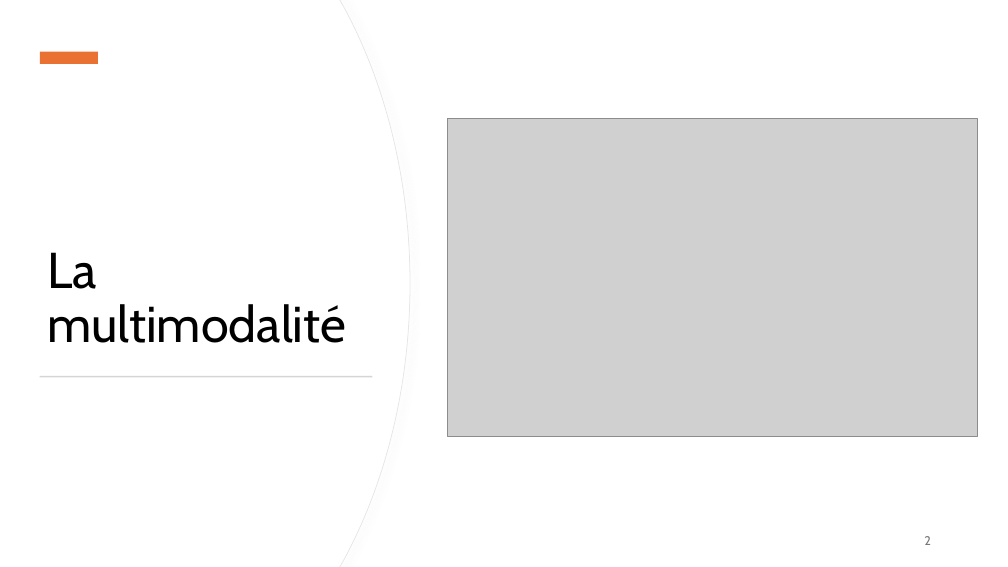
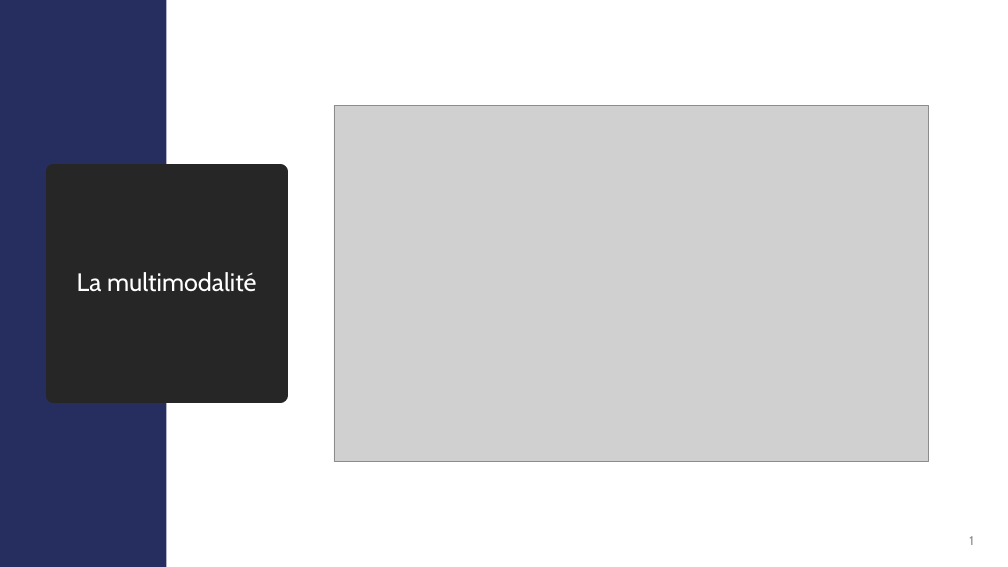
Before and after one commit to IzowRM/Stage-Cetic, a slide deck: slide 1 of Doc Slide/Presentation_du_27_01.pptx (slide 2 before the commit). Drawn at 1008x567 pixels with LibreOffice and Linux fonts; fonts in the diff are those of the drawing; grey boxes stand for pictures. Boxes give left, top, right and bottom in pixels: in the first picture for what was removed or moved away, otherwise in the second. Text is boxed around its words. In the diff, an @@ line names an element or a change of style, - is before the commit and + after.

```diff
--- a/Doc Slide/Presentation_du_27_01.pptx
+++ b/Doc Slide/Presentation_du_27_01.pptx
@@ freeform shape removed at <box>0,0,410,567</box> @@
@@ freeform shape removed at <box>0,0,409,567</box> @@
@@ rectangle added at <box>0,0,166,567</box>, fill #262D5F @@
@@ rectangle removed at <box>40,52,98,64</box> @@
@@ picture: place and size @@
-picture at <box>448,118,978,436</box>
+picture at <box>334,105,929,462</box>
@@ title "La multimodalité": place and size @@
-title "La multimodalité" at <box>47,252,346,343</box>
+title "La multimodalité" at <box>53,172,281,395</box>
@@ title "La multimodalité" at <box>53,172,281,395</box>: size 48 to 24 pt, text colour #000000 to #FFFFFF; alignment left to centre; vertical alignment bottom to middle; fill none to #262626; outline none to #262626 13.75 pt @@
@@ rectangle removed at <box>40,376,373,377</box> @@
@@ page number removed at <box>924,536,931,545</box> @@
-2
@@ page number added at <box>969,536,973,545</box>, 12 pt, text #898989 @@
+1
```
Also in this commit, not shown: 3 other slides changed, 2 slides added, 9 slides removed, 7 other files.
